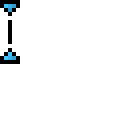
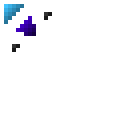
Comparing the layer stacks of the two 128px x 128px images. Changes:
showed "pointer", painted on it over [0, 0, 52, 56]
hid "textpointer", painted on it over [0, 0, 20, 64]
